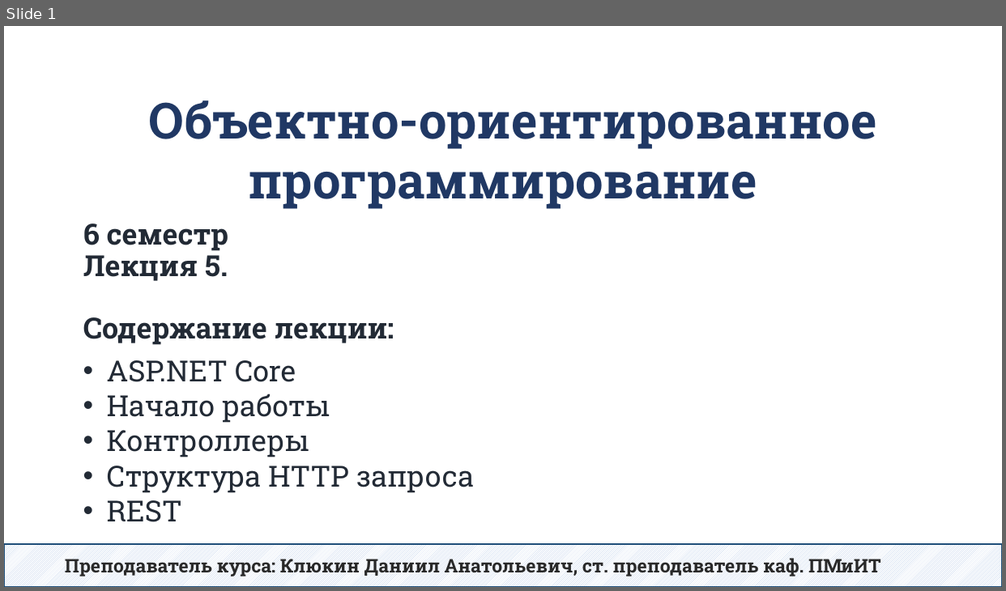
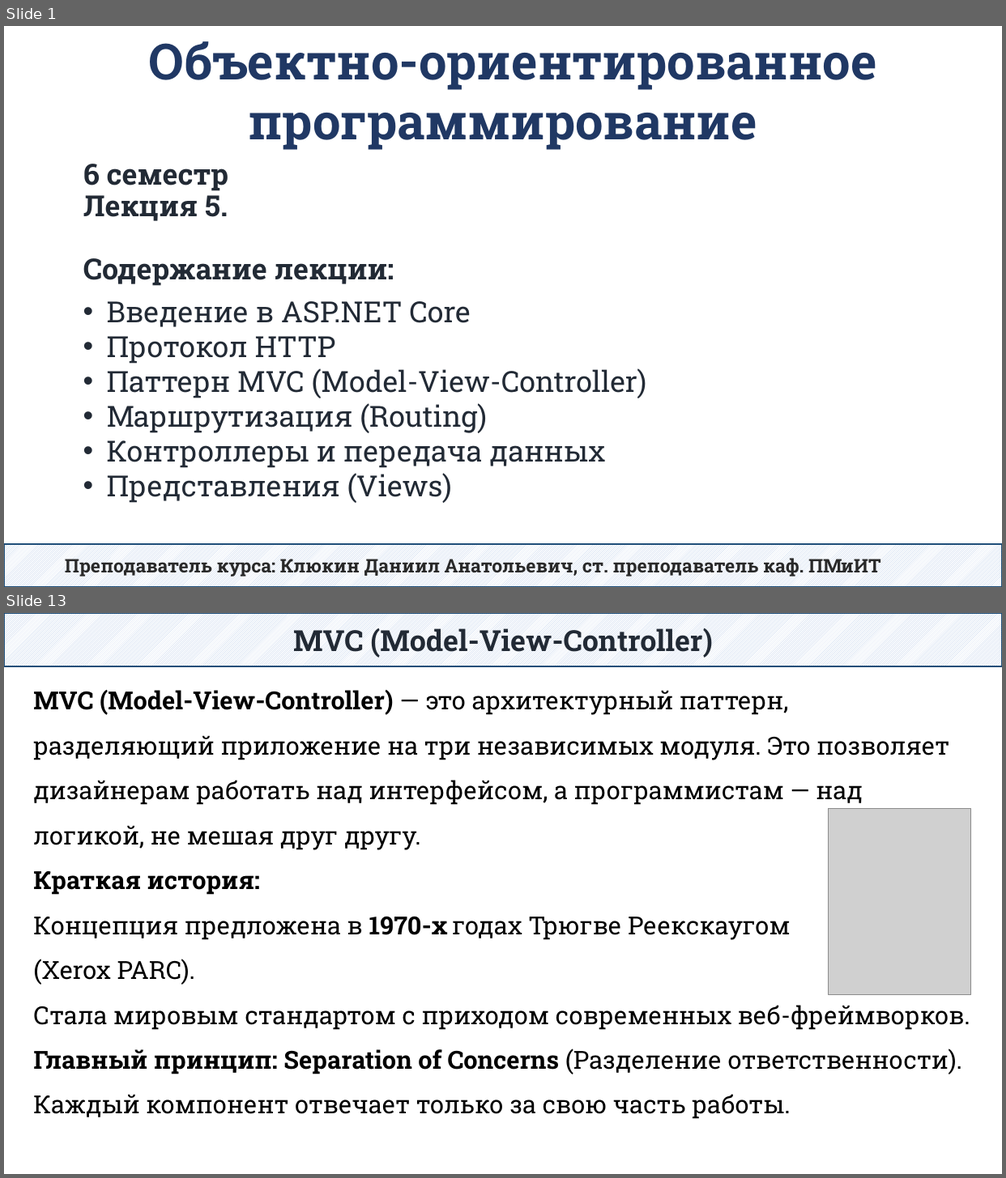
Before and after one commit to DaniilKlyukin/OOP-6, a slide deck: Лекции/ООП 2 лек 5.pptx. Shown one above the other, each under a label of ours: slide 1 before the commit, slides 1 and 13 after it; the slides between them are not shown. The pictures are 1006x591 and 1006x1178 pixels, drawn with LibreOffice and Linux fonts; fonts in the diff are those of the drawing; grey boxes stand for pictures. Boxes give left, top, right and bottom in pixels: in the first picture for what was removed or moved away, otherwise in the second. Text is boxed around its words. In the diff, an @@ line names an element or a change of style, - is before the commit and + after.

```diff
--- a/Лекции/ООП 2 лек 5.pptx
+++ b/Лекции/ООП 2 лек 5.pptx
@@ slide 13 added at (x1=4, y1=613, x2=1002, y2=1174), background #FFFFFF @@
@@ rectangle added at (x1=4, y1=613, x2=1002, y2=667), fill pattern #B4C7E7 on #FFFFFF, outline #1F4E79 1.25 pt, 28 pt, text #222A35, bold @@
+MVC (Model-View-Controller)
@@ text added at (x1=33, y1=690, x2=970, y2=1119), 24 pt, text #000000 @@
+MVC (Model-View-Controller) — это архитектурный паттерн, разделяющий приложение на три независимых модуля. Это позволяет дизайнерам работать над интерфейсом, а программистам — над логикой, не мешая друг другу.
+Краткая история:
+Концепция предложена в 1970-х годах Трюгве Реекскаугом
+(Xerox PARC).
+Стала мировым стандартом с приходом современных веб-фреймворков.
+Главный принцип: Separation of Concerns (Разделение ответственности). Каждый компонент отвечает только за свою часть работы.
@@ picture added at (x1=829, y1=808, x2=971, y2=995) @@
@@ slide 1 changed as well @@
@@ text "Объектно-ориентированное программирование" moved from (x1=149, y1=101, x2=877, y2=209) to (x1=149, y1=41, x2=877, y2=150) @@
@@ title "6 семестр Лекция 5. Содержание ..." moved from (x1=83, y1=224, x2=394, y2=345) to (x1=83, y1=164, x2=394, y2=286) @@
@@ text at (x1=107, y1=301, x2=647, y2=503): text changed @@
-• ASP.NET Core
-• Начало работы
-• Контроллеры
-• Структура HTTP запроса
-• REST
+• Введение в ASP.NET Core
+• Протокол HTTP
+• Паттерн MVC (Model-View-Controller)
+• Маршрутизация (Routing)
+• Контроллеры и передача данных
+• Представления (Views)
```
Also in this commit, not shown: 1 other slide changed, 33 other slides added, 50 slides removed.
